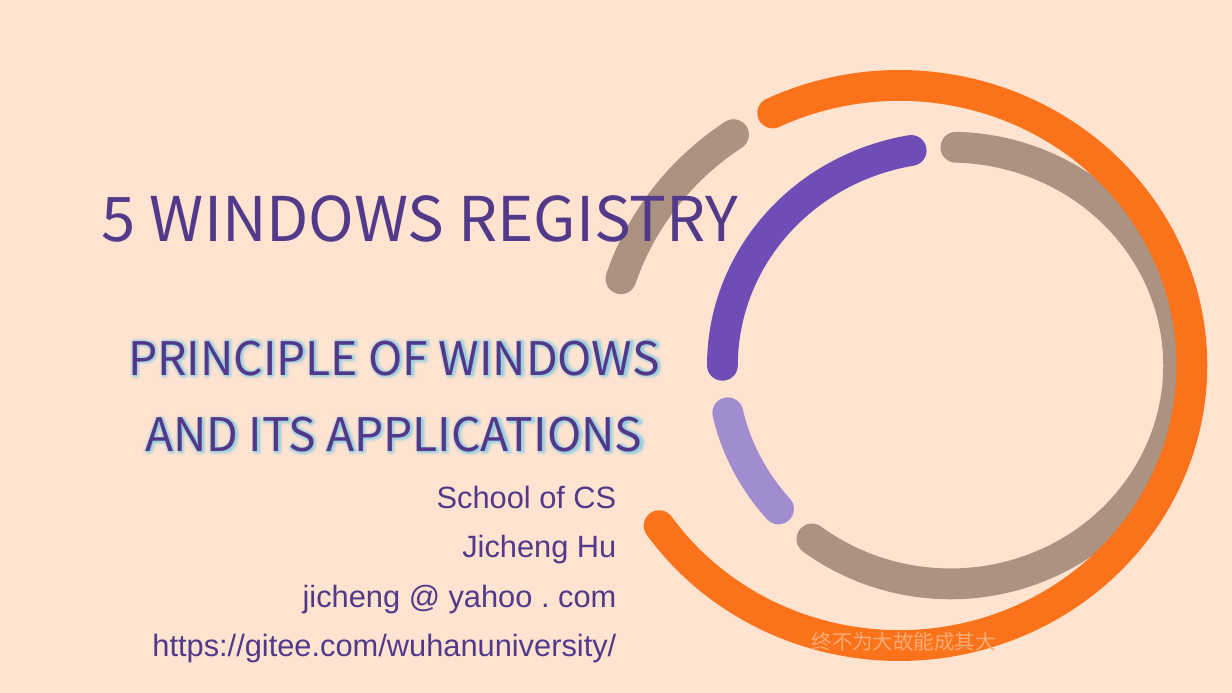
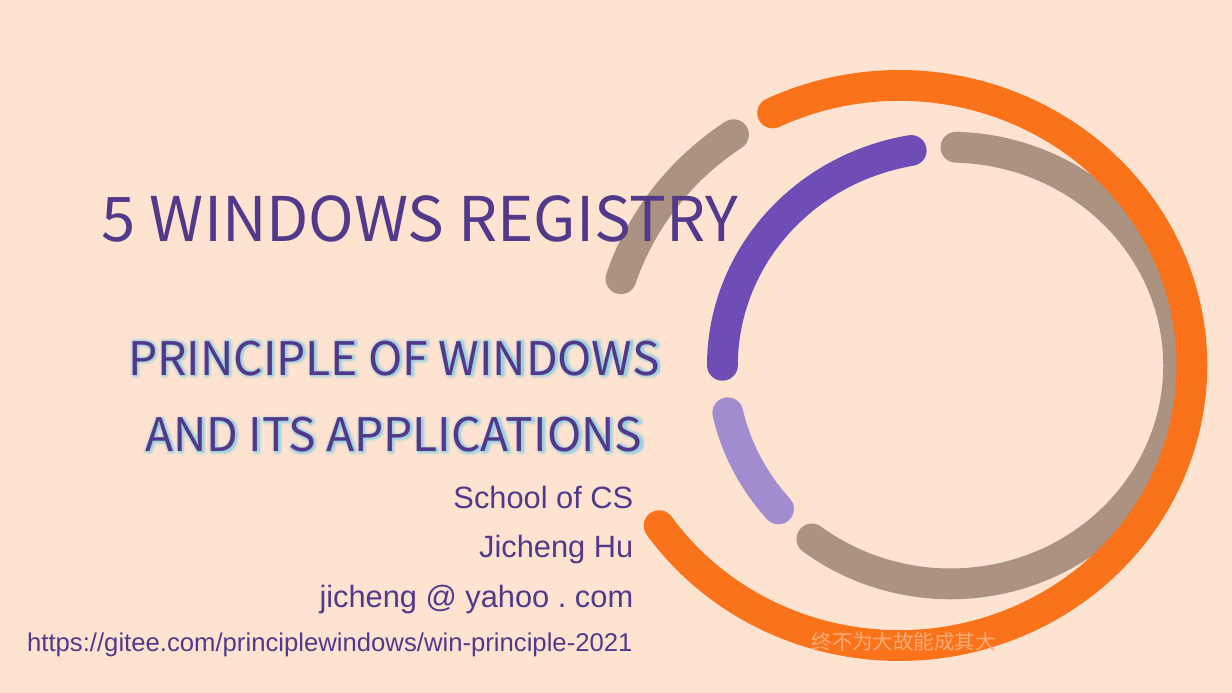
Before and after one commit to principleWindows/win-principle-2021, a slide deck: slide 1 of slides/instruction/principleWindows_5.pptx. Drawn at 1232x693 pixels with LibreOffice and Linux fonts; fonts in the diff are those of the drawing; background and template pictures are left out. Boxes give left, top, right and bottom in pixels: in the first picture for what was removed or moved away, otherwise in the second. Text is boxed around its words. In the diff, an @@ line names an element or a change of style, - is before the commit and + after.

```diff
--- a/slides/instruction/principleWindows_5.pptx
+++ b/slides/instruction/principleWindows_5.pptx
@@ text at (x1=27, y1=632, x2=632, y2=657): text changed; size 24 to 20 pt @@
-https://gitee.com/wuhanuniversity/
+https://gitee.com/principlewindows/win-principle-2021
```
Also in this commit, not shown: 31 other slides changed, 6 slides added, 21 other files.
